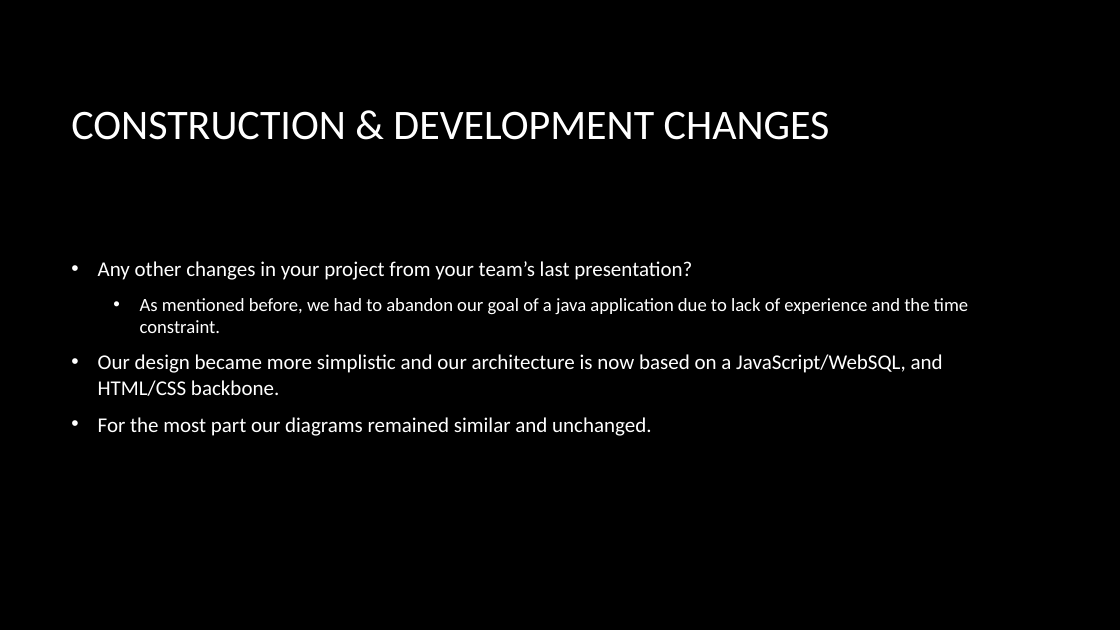
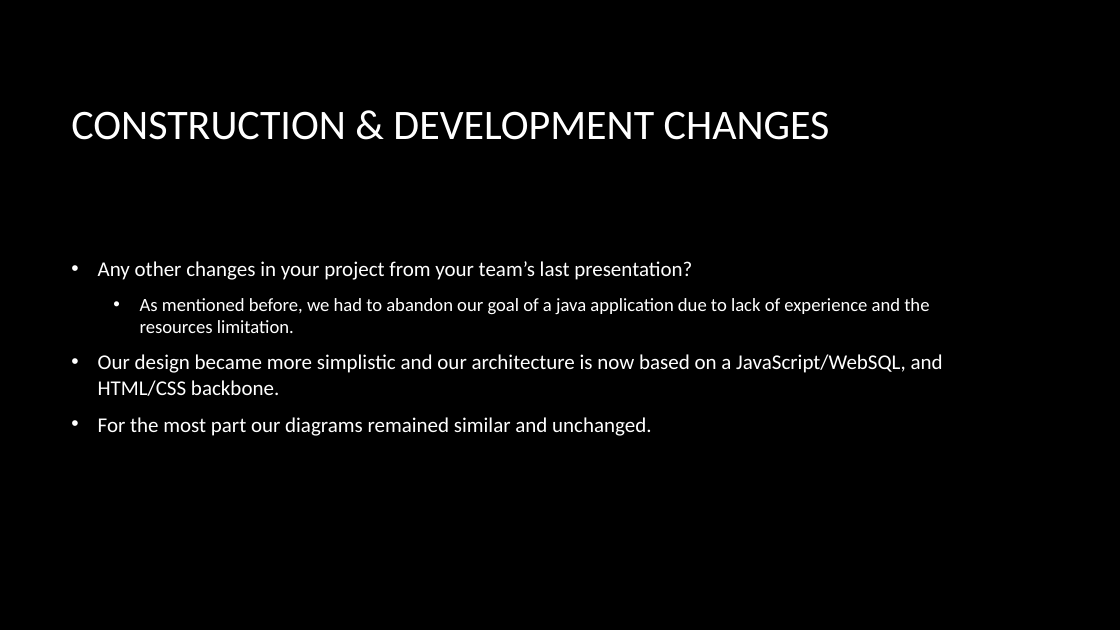
Before and after one commit to alpacamusical/Project-ENSE-374, a slide deck: slide 10 of Documentation/Milestone 3 - done.pptx (slide 9 before the commit). Drawn at 1120x630 pixels with LibreOffice and Linux fonts; fonts in the diff are those of the drawing; background and template pictures are left out. Boxes give left, top, right and bottom in pixels: in the first picture for what was removed or moved away, otherwise in the second. Text is boxed around its words. In the diff, an @@ line names an element or a change of style, - is before the commit and + after.

```diff
--- a/Documentation/Milestone 3 - done.pptx
+++ b/Documentation/Milestone 3 - done.pptx
@@ text at <box>140,298,929,333</box>: text changed @@
-  • As mentioned before, we had to abandon our goal of a java application due to lack of experience and the time constraint.
+  • As mentioned before, we had to abandon our goal of a java application due to lack of experience and the resources limitation.
```
Also in this commit, not shown: 5 other slides changed, 1 other file.
